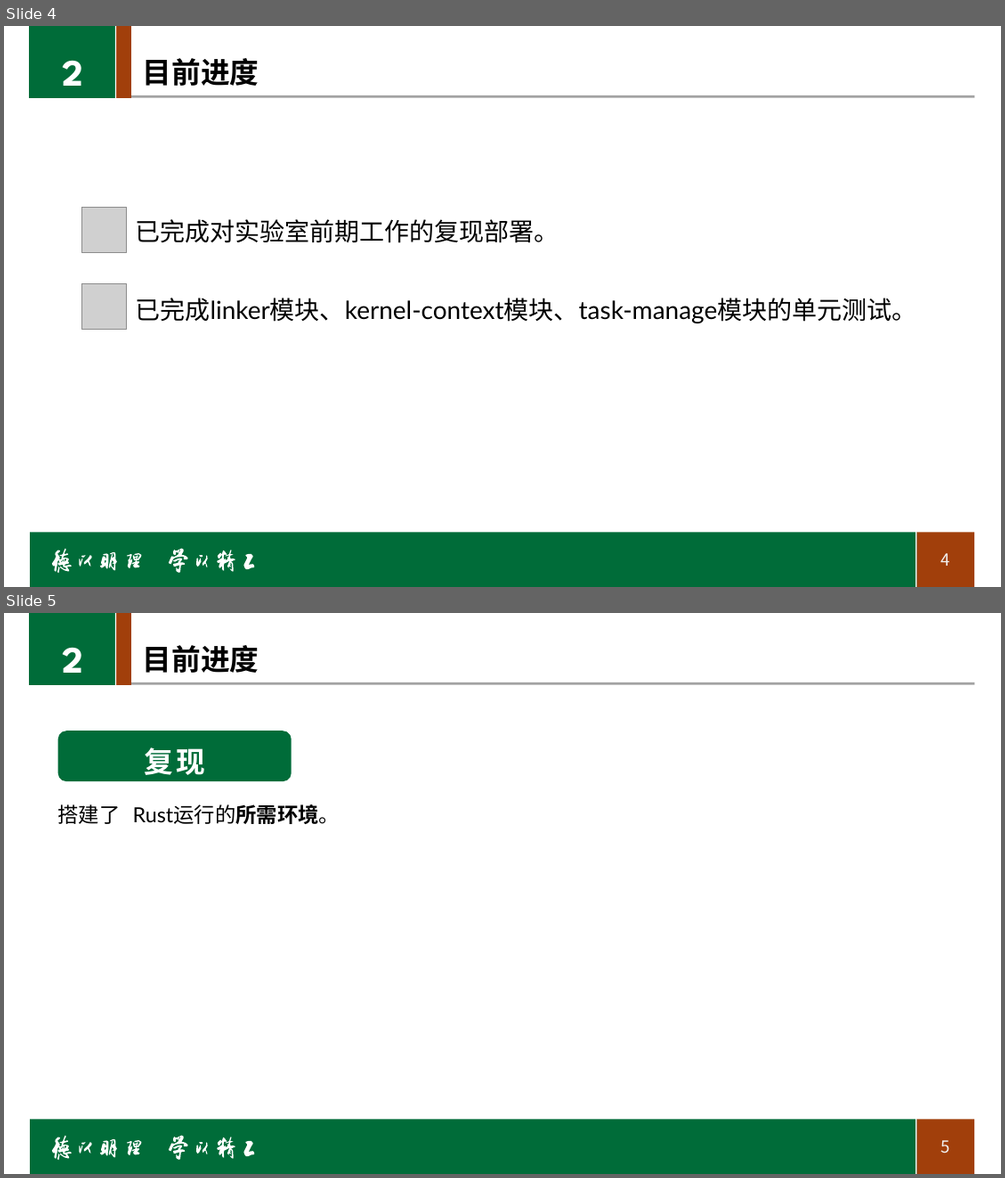
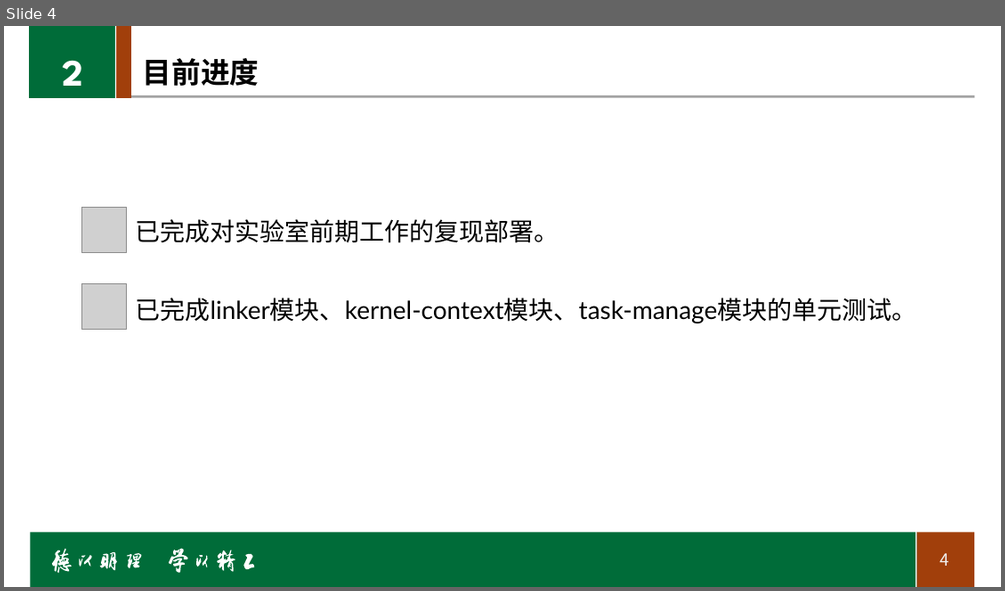
Before and after one commit to shiwenlong12/rcore_module1, a slide deck: Related_documents/中期报告.pptx. Shown one above the other, each under a label of ours: slides 4 and 5 before the commit, slide 4 after it. The pictures are 1005x1178 and 1005x591 pixels, drawn with LibreOffice and Linux fonts; fonts in the diff are those of the drawing; grey boxes stand for pictures; background and template pictures are left out. Boxes give left, top, right and bottom in pixels: in the first picture for what was removed or moved away, otherwise in the second. Text is boxed around its words. In the diff, an @@ line names an element or a change of style, - is before the commit and + after.

```diff
--- a/Related_documents/中期报告.pptx
+++ b/Related_documents/中期报告.pptx
@@ slide 5 removed at bbox=[4, 613, 1001, 1174], background #FFFFFF; not listed: 24 template elements that a slide beside it also shows @@
@@ text removed at bbox=[62, 647, 83, 673] @@
-2
@@ title removed at bbox=[143, 645, 259, 673] @@
-目前进度
@@ rounded rectangle removed at bbox=[57, 730, 291, 781] @@
-复现
@@ text removed at bbox=[58, 804, 340, 824] @@
-搭建了 Rust运行的所需环境。
```
Also in this commit, not shown: 9 other slides changed, 8 other files.
